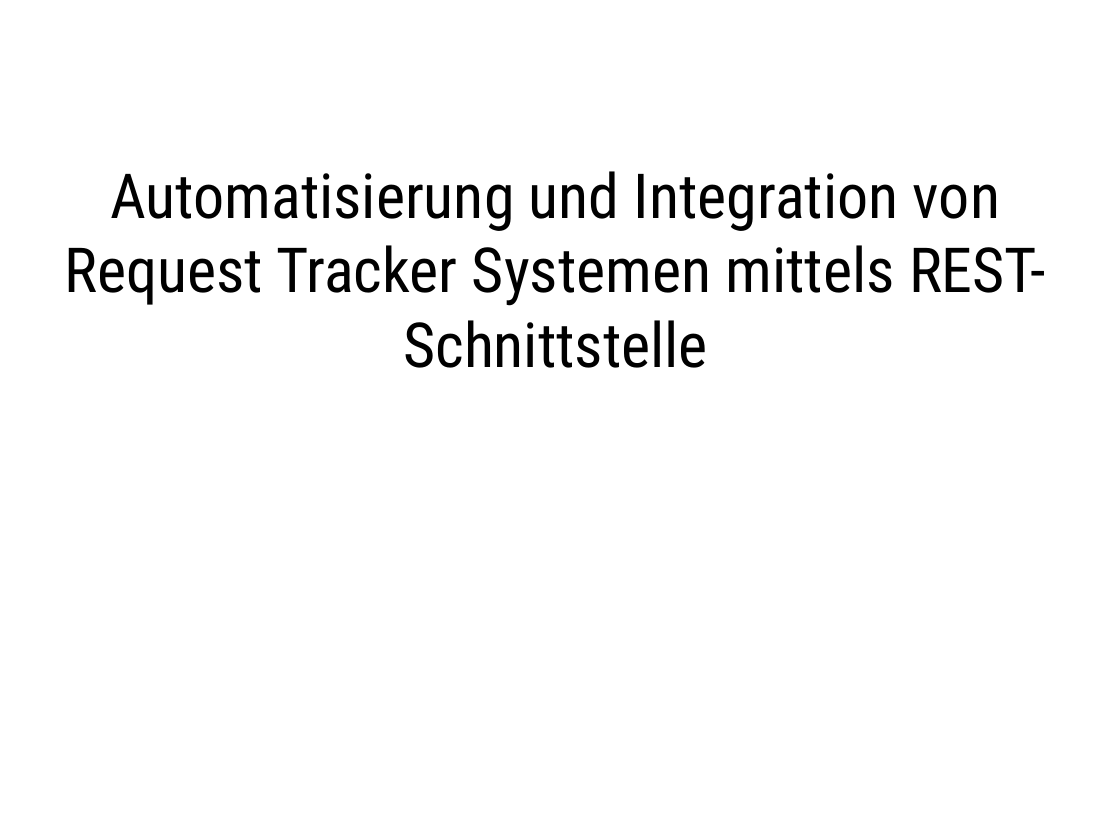
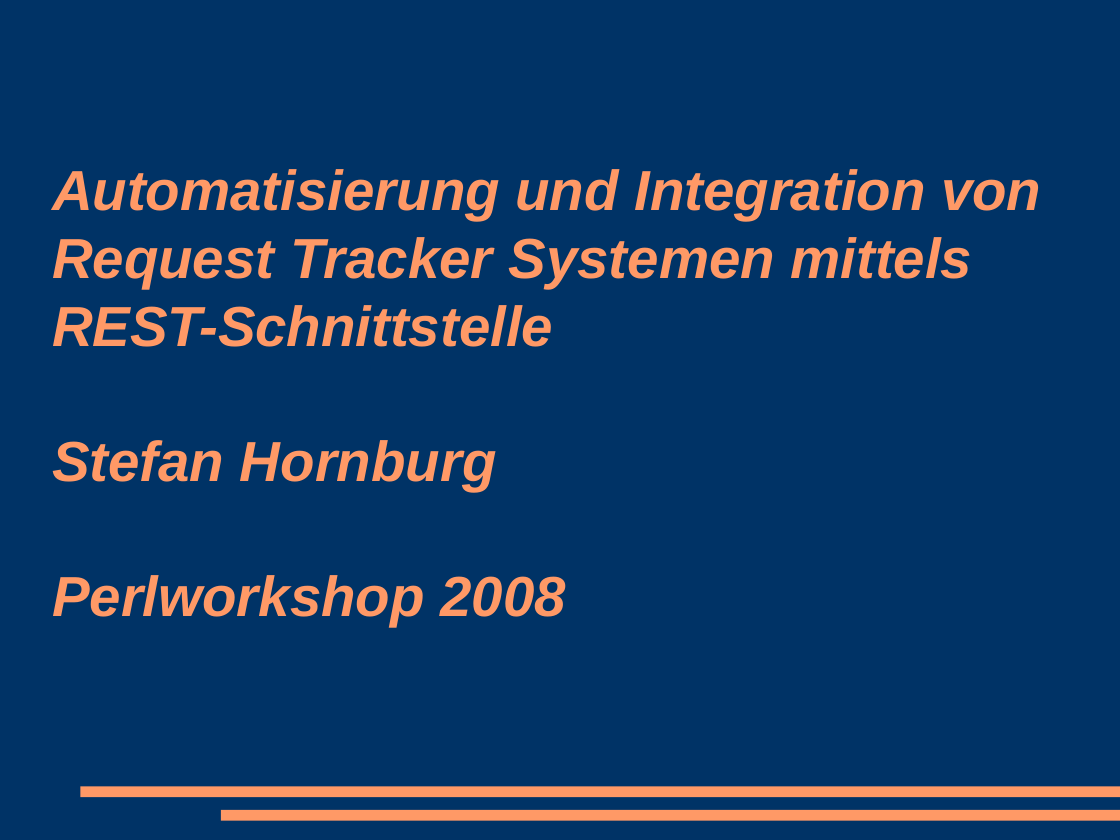
Before and after one commit to racke/Presentations, a slide deck: slide 1 of pws2008/rtrest.odp. Drawn at 1120x840 pixels with LibreOffice and Linux fonts; fonts in the diff are those of the drawing. Boxes give left, top, right and bottom in pixels: in the first picture for what was removed or moved away, otherwise in the second. Text is boxed around its words. In the diff, an @@ line names an element or a change of style, - is before the commit and + after.

```diff
--- a/pws2008/rtrest.odp
+++ b/pws2008/rtrest.odp
@@ background #FFFFFF to #003366 @@
@@ title at box(52, 169, 1041, 627): text changed; size 44 to 40 pt; font Roboto Condensed to Arial; text colour #000000 to #FF9966; bold on; italic on @@
-Automatisierung und Integration von Request Tracker Systemen mittels REST-Schnittstelle
+Automatisierung und Integration von Request Tracker Systemen mittels REST-Schnittstelle
+Stefan Hornburg
+Perlworkshop 2008
@@ rectangle added at box(80, 787, 1120, 798), fill #FF9966 @@
@@ rectangle added at box(221, 810, 1120, 821), fill #FF9966 @@
```
Also in this commit, not shown: 11 other slides changed, 5 slides added, 3 slides removed.
